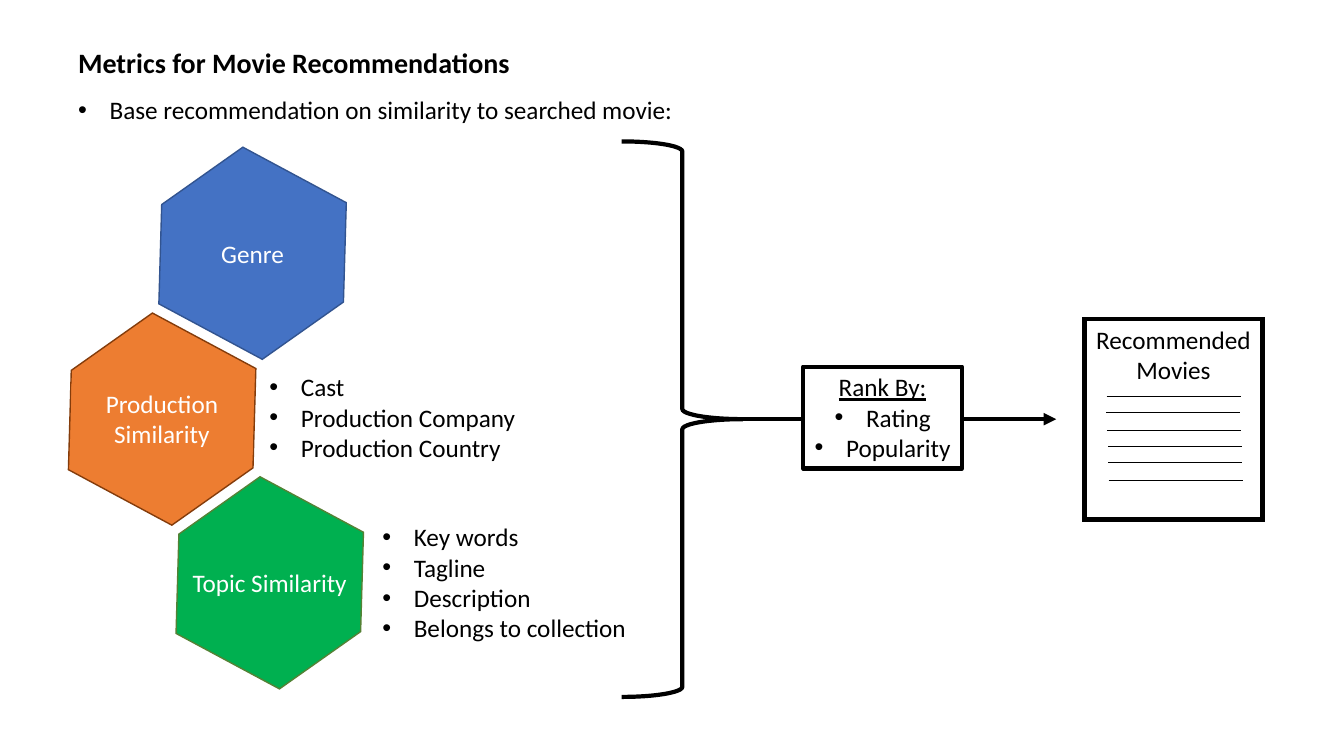
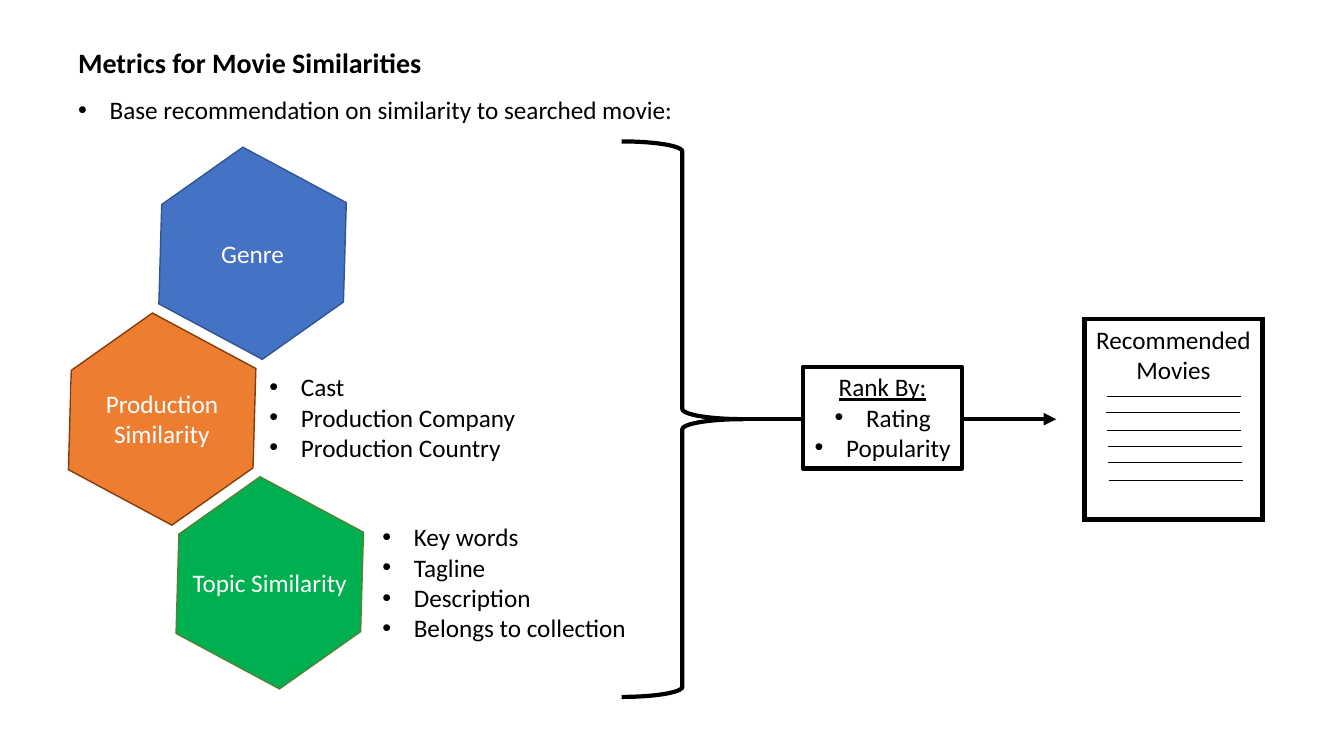
Before and after one commit to maxwellowusu/movie_recommender_system_ML, a slide deck: slide 6 of Movie Recommendation System Project Outline.pptx (slide 3 before the commit). Drawn at 1344x756 pixels with LibreOffice and Linux fonts; fonts in the diff are those of the drawing. Boxes give left, top, right and bottom in pixels: in the first picture for what was removed or moved away, otherwise in the second. Text is boxed around its words. In the diff, an @@ line names an element or a change of style, - is before the commit and + after.

```diff
--- a/Movie Recommendation System Project Outline.pptx
+++ b/Movie Recommendation System Project Outline.pptx
@@ text at box(78, 53, 421, 74): text changed @@
-Metrics for Movie Recommendations
+Metrics for Movie Similarities
```
Also in this commit, not shown: 4 slides added, 5 other files.
